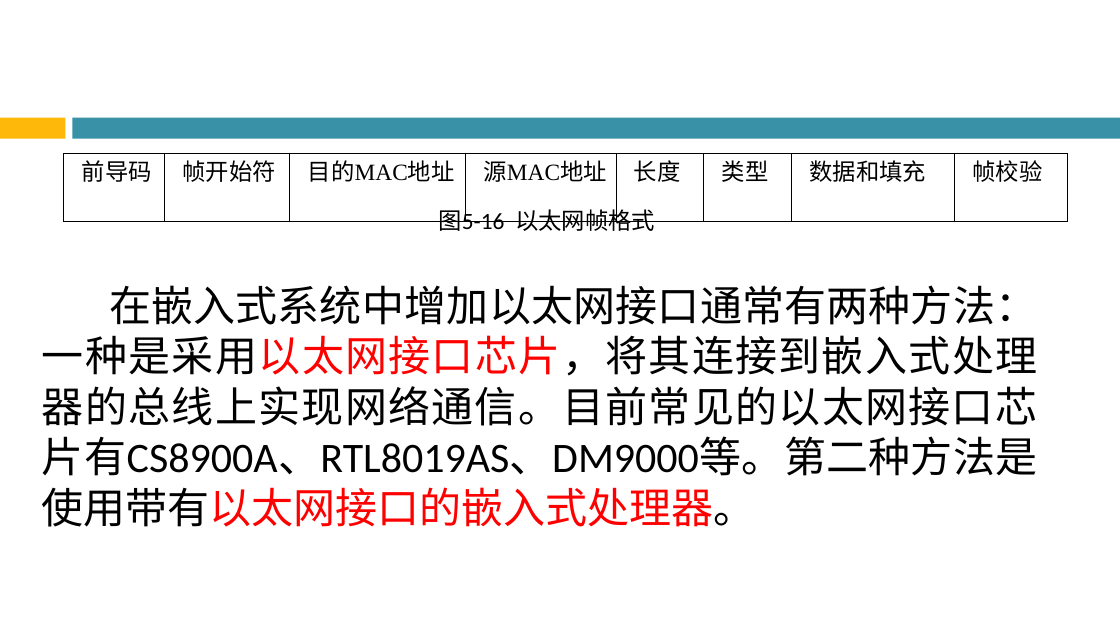
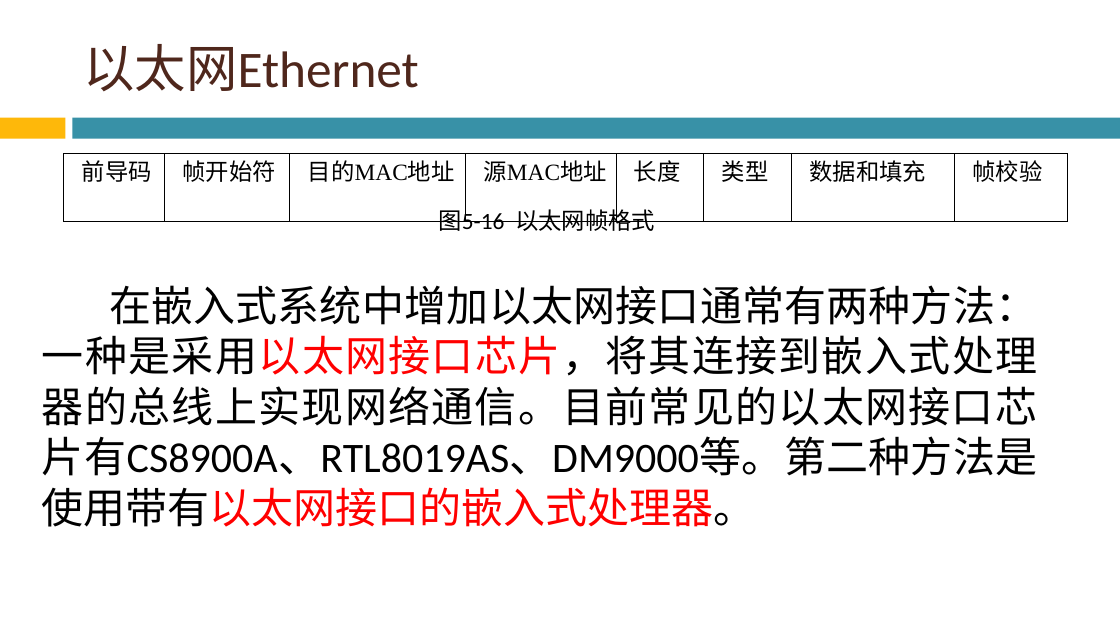
Before and after one commit to Chencao0928/ARM, a slide deck: slide 56 of 第5章嵌入式系统硬件技术基础/第5章嵌入式系统硬件技术基础.pptx. Drawn at 1120x630 pixels with LibreOffice and Linux fonts; fonts in the diff are those of the drawing; background and template pictures are left out. Boxes give left, top, right and bottom in pixels: in the first picture for what was removed or moved away, otherwise in the second. Text is boxed around its words. In the diff, an @@ line names an element or a change of style, - is before the commit and + after.

```diff
--- a/第5章嵌入式系统硬件技术基础/第5章嵌入式系统硬件技术基础.pptx
+++ b/第5章嵌入式系统硬件技术基础/第5章嵌入式系统硬件技术基础.pptx
@@ title added at [83, 44, 418, 91], 44 pt, text #4F271C @@
+以太网Ethernet
```
Also in this commit, not shown: 11 other slides changed, 1 slide added.
